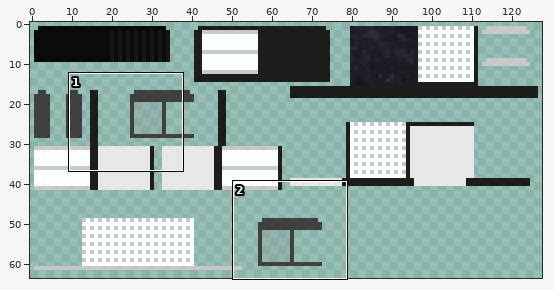
One commit to this sprite sheet: mccore/src/main/resources/assets/iv_tdp_modubar/textures/decors/trin_modubar_simplecounter_frige_black_granite.png. Above: a wide view before the commit, with the close-up outlined.
Close-up. As it was:
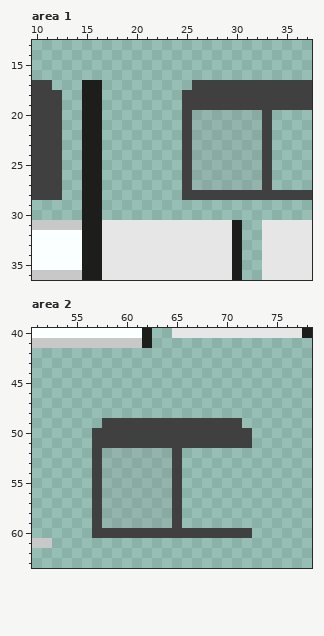
The file is 128x64 pixels. Colours within 5 levels of each other are drawn and written as one. Shown: area 1: x 10..37, y 13..36; area 2: x 51..78, y 40..63.
The same view after the edit:
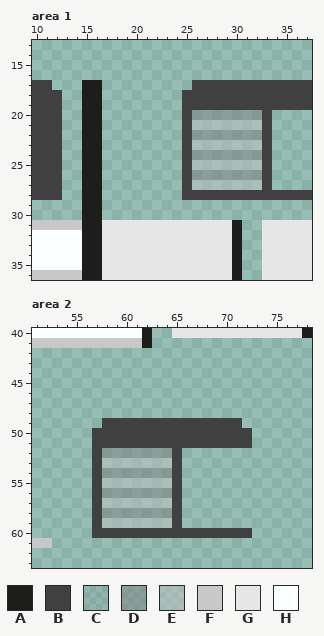
Palette (. is transparent): A #1d1d1b  B #404040  C #80808028  D #80808080  E #bfbfbf80  F #c8c8c8  G #e6e6e6  H #faffff
Diff:
--- area 1
@@ x 24..34 @@
 19 .BBBBBBBBBB
-20 .BCCCCCCCB.
-21 .BCCCCCCCB.
-22 .BCCCCCCCB.
-23 .BCCCCCCCB.
-24 .BCCCCCCCB.
-25 .BCCCCCCCB.
-26 .BCCCCCCCB.
-27 .BCCCCCCCB.
+20 .BDDDDDDDB.
+21 .BEEEEEEEB.
+22 .BDDDDDDDB.
+23 .BEEEEEEEB.
+24 .BDDDDDDDB.
+25 .BEEEEEEEB.
+26 .BDDDDDDDB.
+27 .BEEEEEEEB.
 28 .BBBBBBBBBB
--- area 2
@@ x 56..66 @@
 51 .BBBBBBBBBB
-52 .BCCCCCCCB.
-53 .BCCCCCCCB.
-54 .BCCCCCCCB.
-55 .BCCCCCCCB.
-56 .BCCCCCCCB.
-57 .BCCCCCCCB.
-58 .BCCCCCCCB.
-59 .BCCCCCCCB.
+52 .BDDDDDDDB.
+53 .BEEEEEEEB.
+54 .BDDDDDDDB.
+55 .BEEEEEEEB.
+56 .BDDDDDDDB.
+57 .BEEEEEEEB.
+58 .BDDDDDDDB.
+59 .BEEEEEEEB.
 60 .BBBBBBBBBB
Boxes around the changes in both close-ups, in picture pixels (x1, y1, x2, y2):
changed: (192, 110, 262, 190)
changed: (102, 448, 172, 528)
